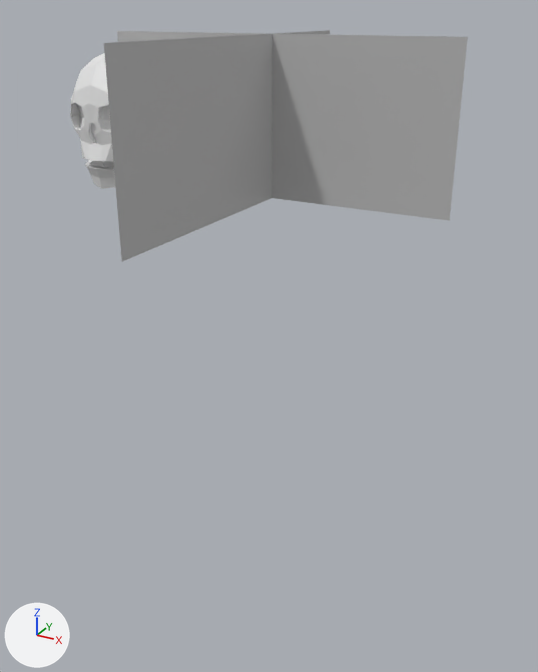
One commit to the FBX model Assets/pruebas/Export_Unity/Animaciones/Volador/Attack.fbx: the scene before it, then after it.
Before and after are seen from a 50 mm camera at (0.0882, -0.1753, 0.1771) aimed at (-0.0047, -0.0062, 0.0926). The axes (+X, +Y, +Z) are drawn at lower left. The lights are the same throughout. Both versions are drawn at frame 1 of the action 'Take 001'; the numbers are the values there.
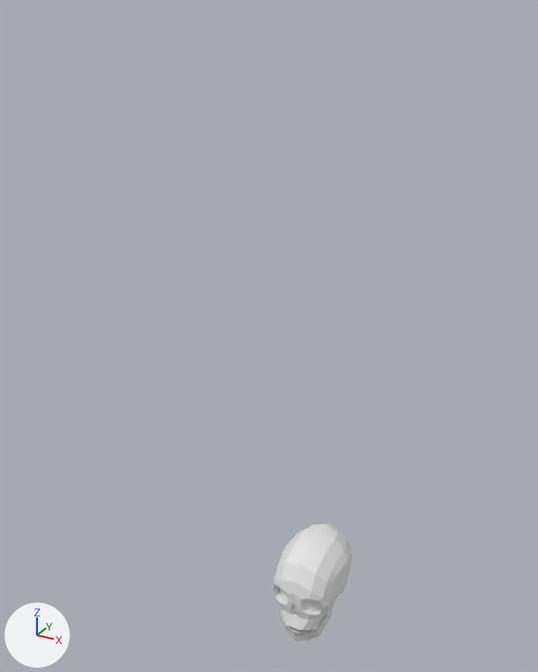
Pixel boxes [x1, y1, x2, y2] of what changed, in the pictures (538 x 672 px):
'Plane001', deleted: before [117, 31, 468, 221]
'Plane002', deleted: before [104, 30, 330, 262]
'Box002', moved: before [70, 53, 113, 161]; after [273, 524, 352, 630]
'Box001', moved: before [85, 160, 116, 189]; after [282, 602, 334, 641]
'Cylinder001', moved (not visible afterwards): before [103, 161, 114, 168]

Diff of the bpy script that builds the scene:
```diff
--- a/Assets/pruebas/Export_Unity/Animaciones/Volador/Attack.fbx.py
+++ b/Assets/pruebas/Export_Unity/Animaciones/Volador/Attack.fbx.py
@@ ob_box002 @@
 ob_box002 = bpy.data.objects.new('Box002', me_mesh_002)
-ob_box002.location = (-0.0472, -0.0218, 0.1509)
+ob_box002.location = (0.0, 0.0, 0.0)
 ob_box002.scale = (0.0254, 0.0254, 0.0254)
@@ ob_plane002 @@
-ob_plane002 = bpy.data.objects.new('Plane002', me_mesh_001)
-ob_plane002.location = (-0.007, -0.015, 0.151)
-ob_plane002.rotation_euler = (1.571, 0.0, -1.571)  # degrees (90, 0, -90)
-ob_plane002.scale = (0.0133, 0.00338, 0.00655)
@@ ob_plane001 @@
-ob_plane001 = bpy.data.objects.new('Plane001', me_mesh)
-ob_plane001.location = (-0.007, -0.0006, 0.151)
-ob_plane001.rotation_euler = (1.571, 0.0, 0.0)  # degrees (90, 0, 0)
-ob_plane001.scale = (0.0133, 0.00338, 0.00655)
```
